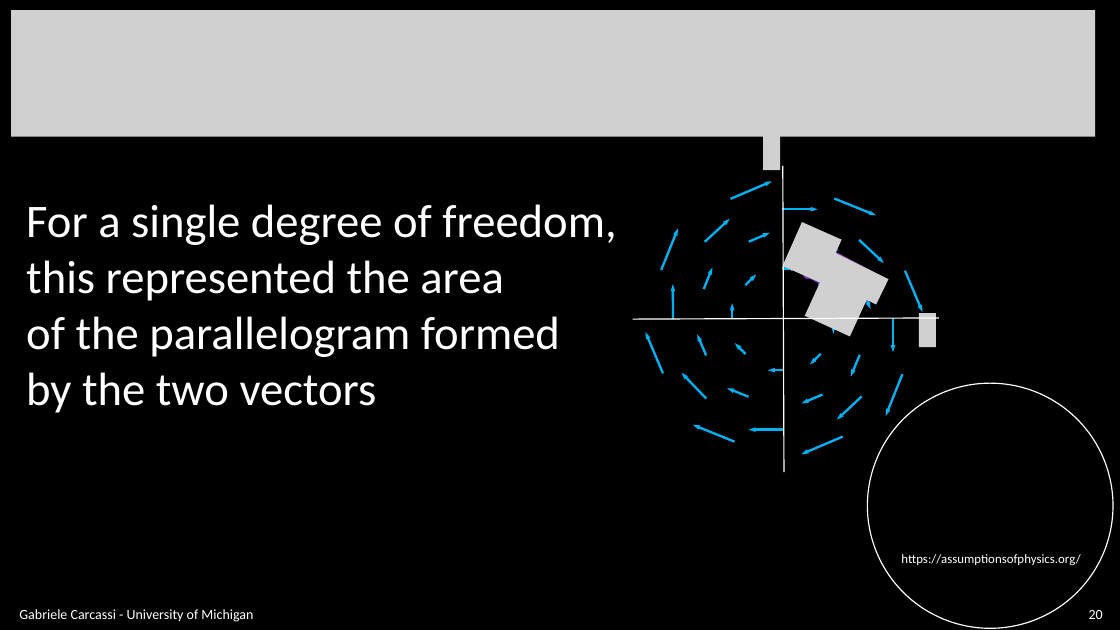
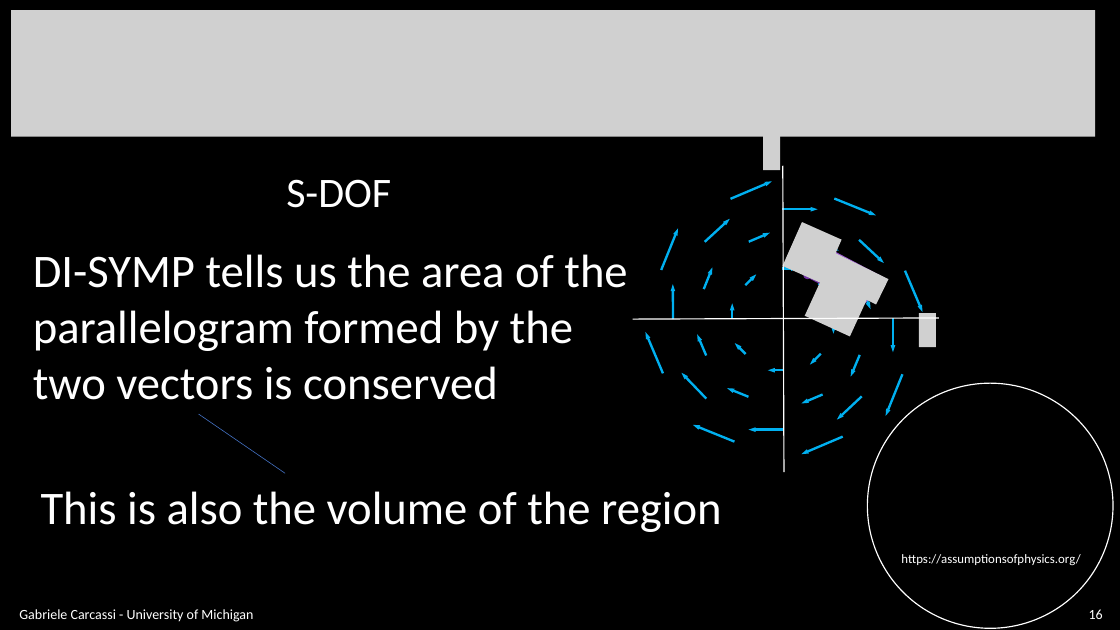
Before and after one commit to assumptionsofphysics/slides, a slide deck: slide 16 of BookCompanions-v2/RP-Class-4.pptx (slide 20 before the commit). Drawn at 1120x630 pixels with LibreOffice and Linux fonts; fonts in the diff are those of the drawing; grey boxes stand for pictures; background and template pictures are left out. Boxes give left, top, right and bottom in pixels: in the first picture for what was removed or moved away, otherwise in the second. Text is boxed around its words. In the diff, an @@ line names an element or a change of style, - is before the commit and + after.

```diff
--- a/BookCompanions-v2/RP-Class-4.pptx
+++ b/BookCompanions-v2/RP-Class-4.pptx
@@ text added at box(286, 179, 391, 208), 36 pt, text #FFFFFF @@
+S-DOF
@@ text at box(33, 254, 627, 400): text changed @@
-For a single degree of freedom,
-this represented the area
-of the parallelogram formed
-by the two vectors
+DI-SYMP tells us the area of the
+parallelogram formed by the
+two vectors is conserved
@@ line added from (198, 414) to (285, 473), #4472C4 0.5 pt @@
@@ text added at box(41, 491, 722, 532), 40 pt, text #FFFFFF @@
+This is also the volume of the region
@@ page number at box(1089, 609, 1103, 619): text changed @@
-20
+16
```
Also in this commit, not shown: 19 other slides changed, 10 slides added, 4 slides removed.
